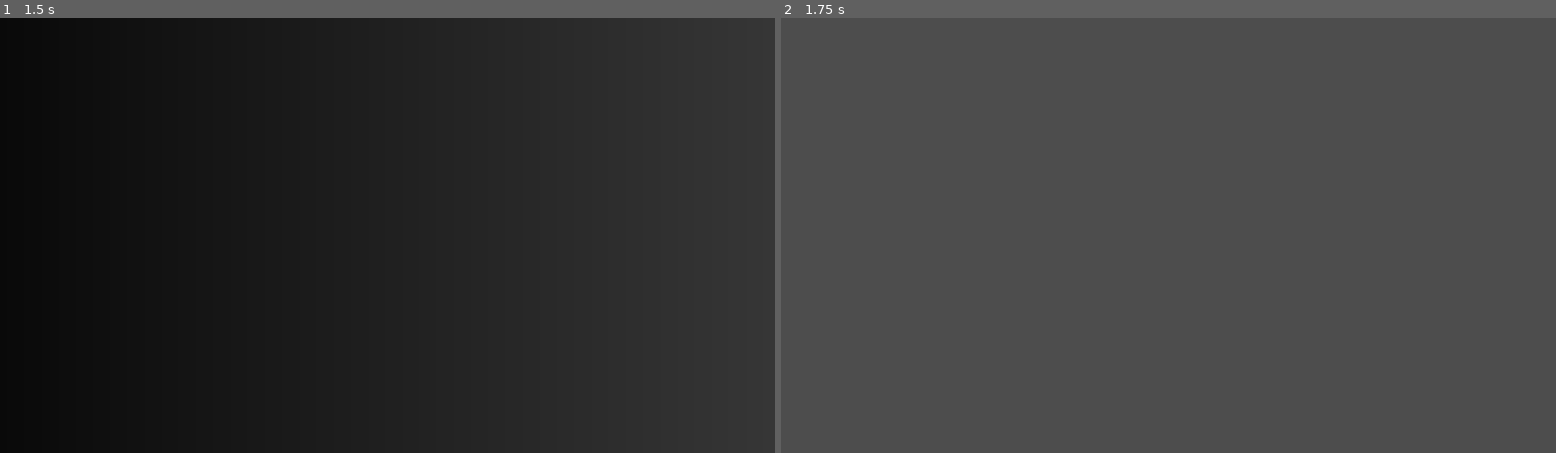
Above: before the commit, frames 1-2 (left to right).
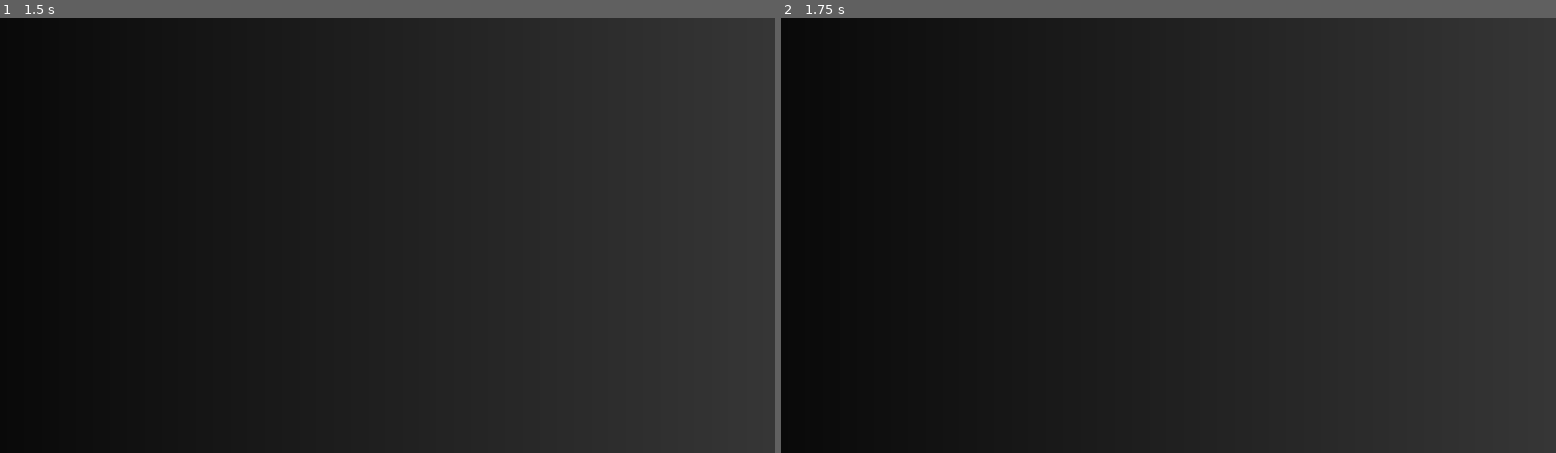
Above: after the commit, the same moments.

Repository: lyvy4/maze
Game: Godot game, scene res://maze_map.tscn
The game is run twice, just before and just after one commit, with the same random seed, the same clock (stepped at 60 frames per second) and the same inputs.
Inputs:
- Up to frame 1 (1.5 s): tap Enter at 0.5 s; hold Right 0.53-1.28 s; tap Space at 1.25 s; hold Down from 1.28 s (still down)
- Up to frame 2 (1.75 s): keep holding Down

Frame 1 is identical in both runs. In frame 2, 96% of the frame differs, in the area x 0-97%, y 0-100%.

Commit message:
added a player initial position for when the player loses and a timer to show you win when the player wins

Diff:
--- a/maze_map.gd
+++ b/maze_map.gd
@@ -1,10 +1,22 @@
 extends Node2D
+
+@onready var player = $Player
+@onready var label = $Label
+@onready var timer = $Timer
 
 # When the player hits the walls
 func _on_walls_body_entered(body):
-	queue_free()
-	pass # Replace with function body.
+	player.velocity = Vector2.ZERO
+	player.global_position = player.INITIAL_POSITION
 
 # When the player hits the end area
 func _on_area_2d_body_entered(body):
-	print("you win")
+	label.text = "You win!!!"
+	timer.stop()
+	timer.start()
+	player.velocity = Vector2.ZERO
+	player.global_position = player.INITIAL_POSITION
+
+func _on_timer_timeout():
+	label.text = ""
+	player.global_position = player.INITIAL_POSITION
--- a/maze_map.tscn
+++ b/maze_map.tscn
@@ -10,6 +10,9 @@
 
 [sub_resource type="RectangleShape2D" id="RectangleShape2D_6h7f3"]
 size = Vector2(8.10001, 8.525)
+
+[sub_resource type="LabelSettings" id="LabelSettings_gnt2p"]
+font_size = 100
 
 [node name="MazeMap" type="Node2D"]
 script = ExtResource("1_k7ka2")
@@ -23,20 +26,33 @@
 
 [node name="CollisionPolygon2D" type="CollisionPolygon2D" parent="Walls"]
 position = Vector2(466, 282)
-scale = Vector2(0.7, 0.7)
+scale = Vector2(0.4, 0.4)
 polygon = PackedVector2Array(683, 193, 1501, 2661, 2545, 2663, 3191, 2251, 3973, 2503, 3945, 1601, 4653, 1355, 4959, 18 …(316 unchanged characters)…
 
 [node name="Player" parent="." instance=ExtResource("1_5bh2t")]
-position = Vector2(1123, 565)
+position = Vector2(876, 503)
+scale = Vector2(0.5, 0.5)
 
 [node name="Area2D" type="Area2D" parent="."]
 scale = Vector2(20, 20)
 
 [node name="CollisionShape2D" type="CollisionShape2D" parent="Area2D"]
-position = Vector2(210.05, 64.9)
+position = Vector2(128.45, 42.7)
 scale = Vector2(1, 1)
 shape = SubResource("RectangleShape2D_6h7f3")
 debug_color = Color(0.835294, 0.74902, 0, 0.419608)
 
+[node name="Label" type="Label" parent="."]
+offset_left = 1505.0
+offset_top = 667.0
+offset_right = 1653.0
+offset_bottom = 736.0
+label_settings = SubResource("LabelSettings_gnt2p")
+metadata/_edit_use_anchors_ = true
+
+[node name="Timer" type="Timer" parent="."]
+one_shot = true
+
 [connection signal="body_entered" from="Walls" to="." method="_on_walls_body_entered"]
 [connection signal="body_entered" from="Area2D" to="." method="_on_area_2d_body_entered"]
+[connection signal="timeout" from="Timer" to="." method="_on_timer_timeout"]
--- a/player.gd
+++ b/player.gd
@@ -3,7 +3,7 @@
 #set speed of the player
 var SPEED := 200
 
-var INITIAL_POSITION = Vector2(1123, 565)
+var INITIAL_POSITION = Vector2(876, 503)
 
 func _process(delta):
 	#Initialize direction
@@ -25,3 +25,7 @@
 
 	#move the player
 	move_and_slide()
+
+func reset_player_position():
+	velocity = Vector2.ZERO
+	global_position = INITIAL_POSITION
Not shown: 1 places in maze_map.tscn that only renumber resources
